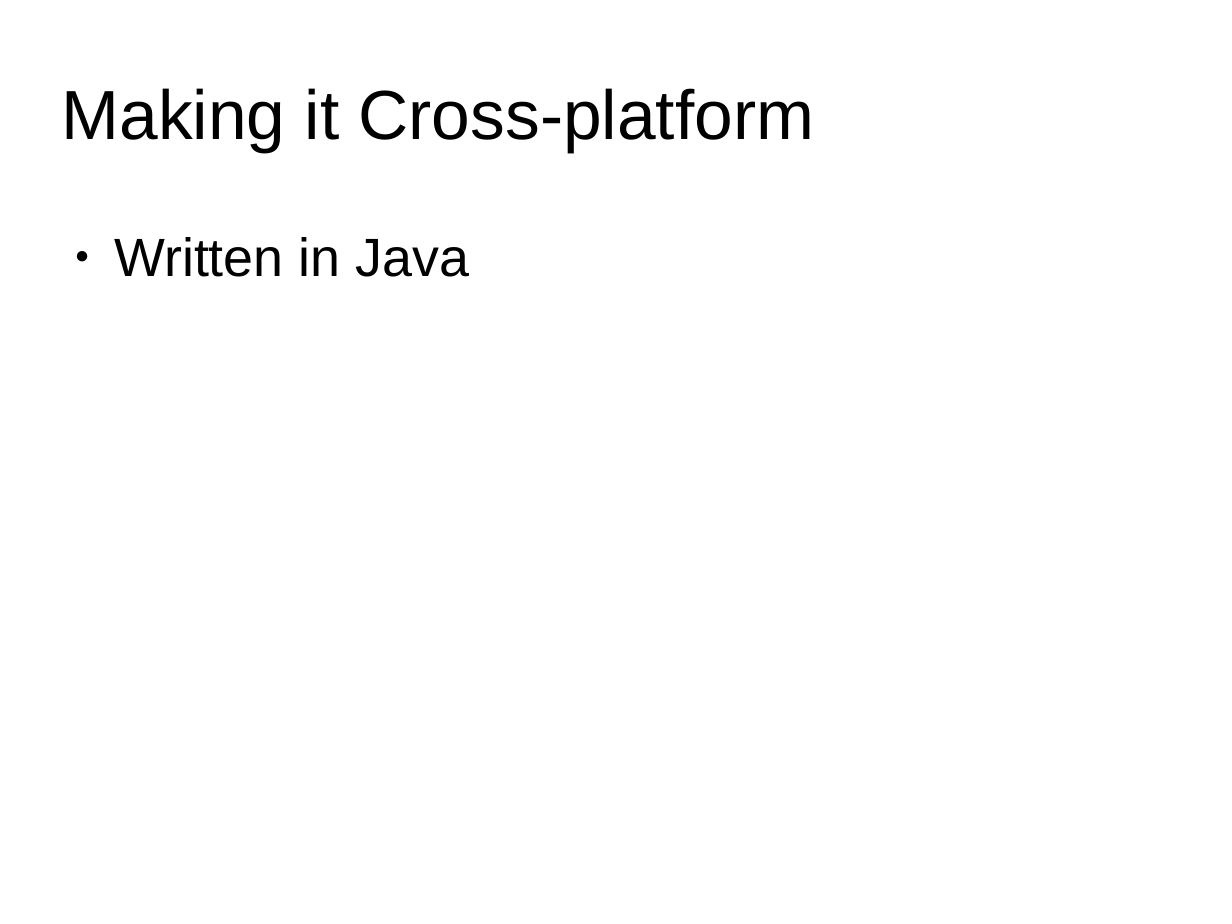
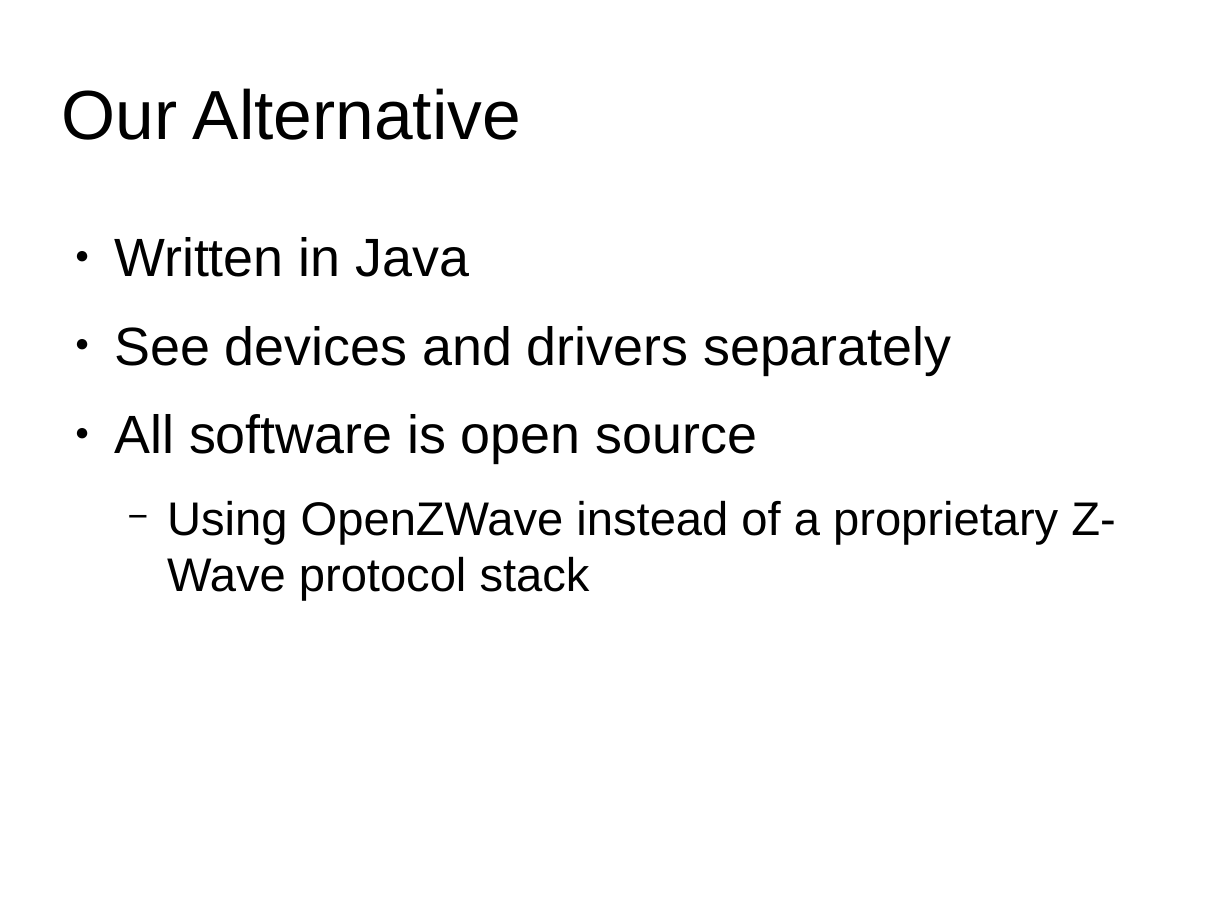
Before and after one commit to 0xCafeDude/crossPlatformAlternativeHomeOS, a slide deck: slide 7 of presentation/presentation.odp. Drawn at 1232x924 pixels with LibreOffice and Linux fonts; fonts in the diff are those of the drawing; background and template pictures are left out. Boxes give left, top, right and bottom in pixels: in the first picture for what was removed or moved away, otherwise in the second. Text is boxed around its words. In the diff, an @@ line names an element or a change of style, - is before the commit and + after.

```diff
--- a/presentation/presentation.odp
+++ b/presentation/presentation.odp
@@ title at <box>62,88,521,140</box>: text changed @@
-Making it Cross-platform
+Our Alternative
@@ text at <box>114,326,1115,601</box>: paragraphs added @@
+● See devices and drivers separately
+● All software is open source
+  − Using OpenZWave instead of a proprietary Z-Wave protocol stack
```
Also in this commit, not shown: 1 other slide changed, 1 other file.
